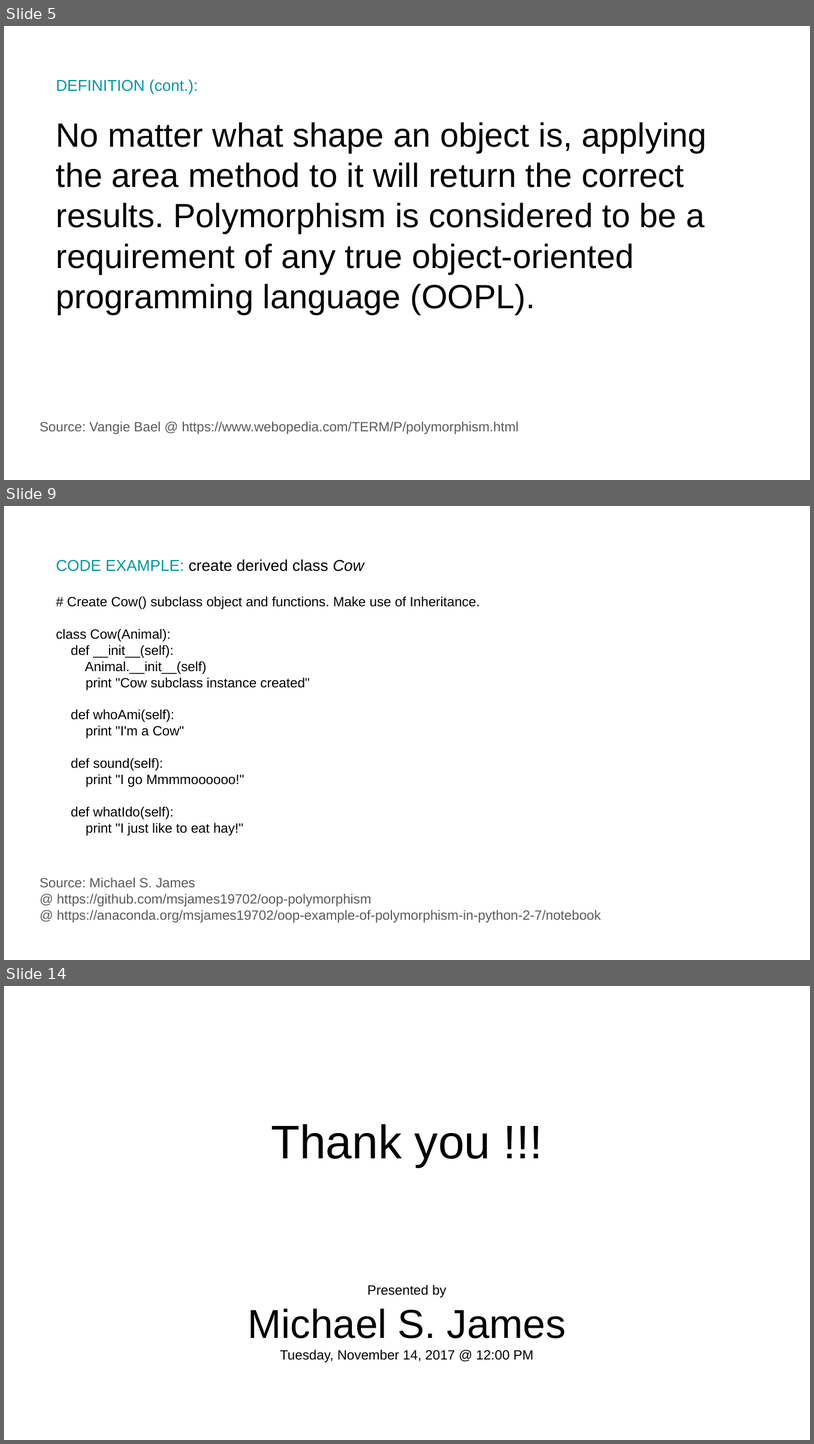
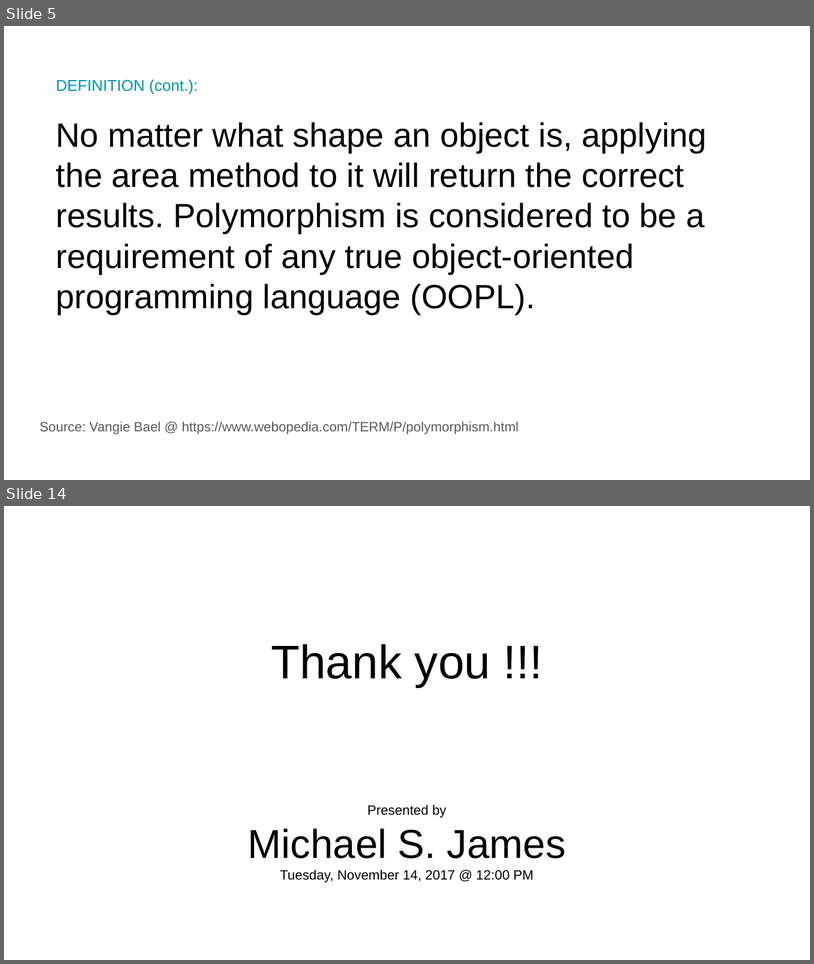
Before and after one commit to msjames19702/oop-polymorphism, a slide deck: The Concept of Polymorphism in Object Oriented Programing With illustration in Python 2.7.pptx. Shown one above the other, each under a label of ours: slides 5, 9 and 14 before the commit, slides 5 and 14 after it; the slides between them are not shown. The pictures are 814x1444 and 814x964 pixels, drawn with LibreOffice and Linux fonts; fonts in the diff are those of the drawing. Boxes give left, top, right and bottom in pixels: in the first picture for what was removed or moved away, otherwise in the second. Text is boxed around its words. In the diff, an @@ line names an element or a change of style, - is before the commit and + after.

```diff
--- a/The Concept of Polymorphism in Object Oriented Programing With illustration in Python 2.7.pptx
+++ b/The Concept of Polymorphism in Object Oriented Programing With illustration in Python 2.7.pptx
@@ slide 9 removed at [4,506,810,960], background #FFFFFF @@
@@ text removed at [56,559,480,835] @@
-CODE EXAMPLE: create derived class Cow
-# Create Cow() subclass object and functions. Make use of Inheritance.
-class Cow(Animal):
-def __init__(self):
-Animal.__init__(self)
-print "Cow subclass instance created"
-def whoAmi(self):
-print "I'm a Cow"
-def sound(self):
-print "I go Mmmmoooooo!"
-def whatIdo(self):
-print "I just like to eat hay!"
@@ text removed at [39,877,601,922] @@
-Source: Michael S. James
-@ https://github.com/msjames19702/oop-polymorphism
-@ https://anaconda.org/msjames19702/oop-example-of-polymorphism-in-python-2-7/notebook
```
Also in this commit, not shown: 7 slides changed, 1 slide added, 2 other files.
